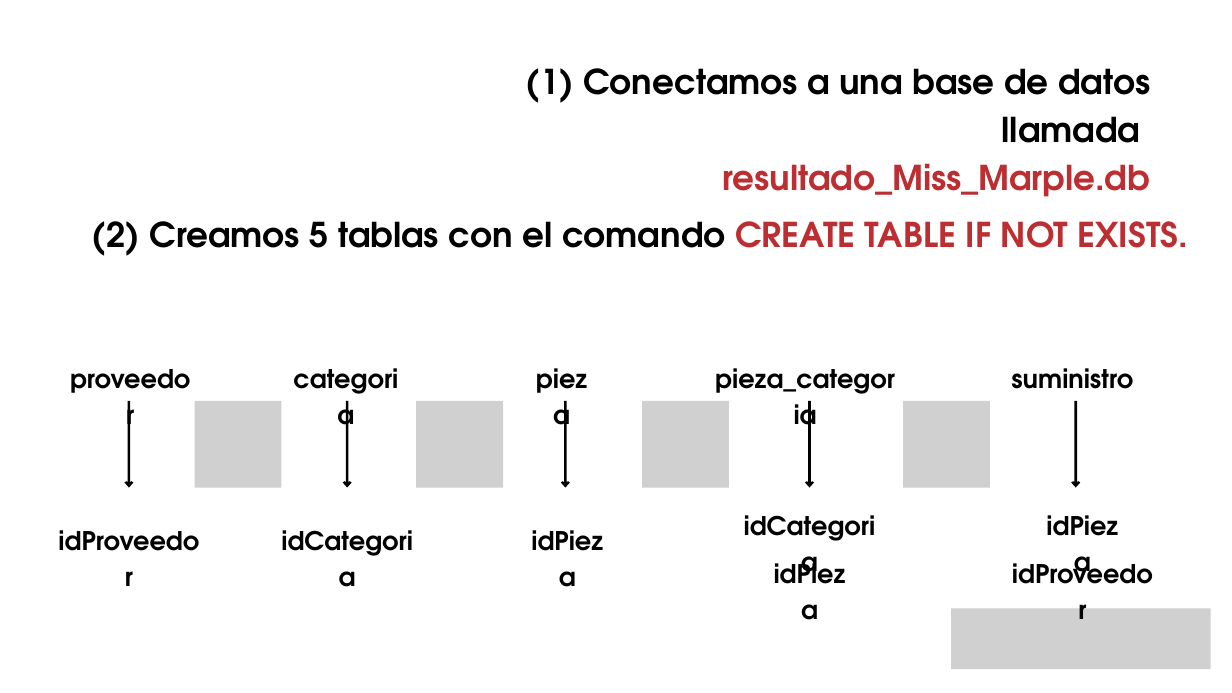
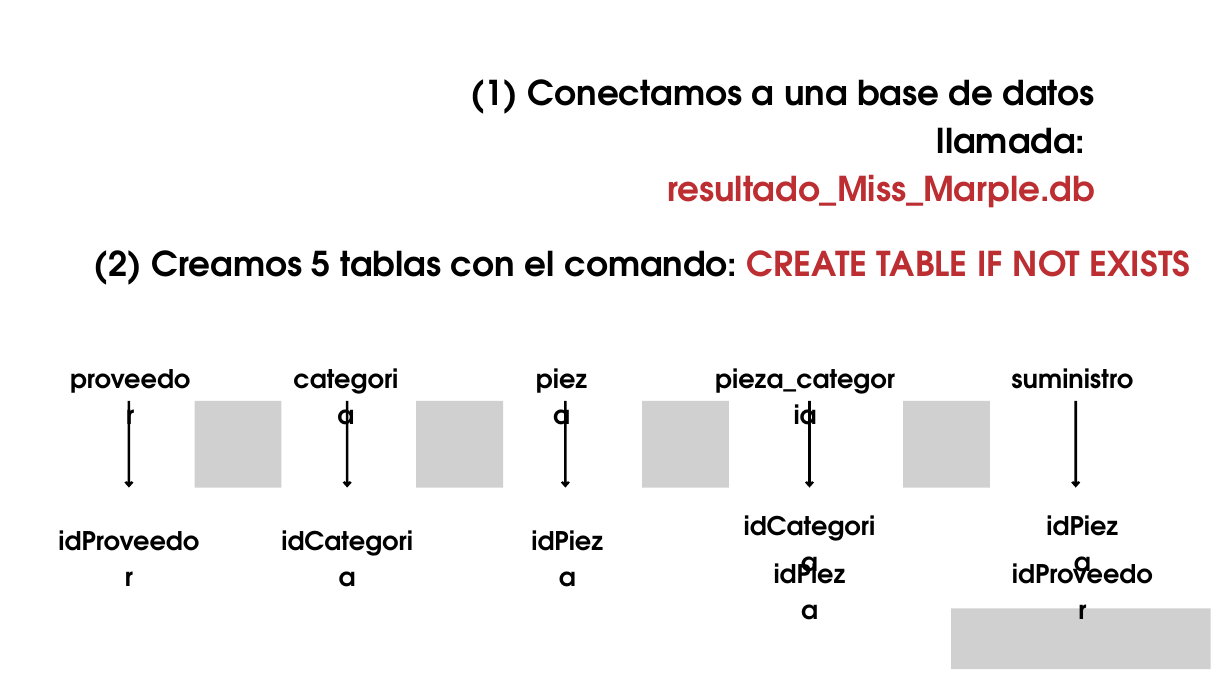
Before and after one commit to apvwbm/Team-Challenge---Team-Miss-Marple, a slide deck: slide 8 of Team Miss Marple.pptx. Drawn at 1232x693 pixels with LibreOffice and Linux fonts; fonts in the diff are those of the drawing; grey boxes stand for pictures; background and template pictures are left out. Boxes give left, top, right and bottom in pixels: in the first picture for what was removed or moved away, otherwise in the second. Text is boxed around its words. In the diff, an @@ line names an element or a change of style, - is before the commit and + after.

```diff
--- a/Team Miss Marple.pptx
+++ b/Team Miss Marple.pptx
@@ text "(1) Conectamos a una base ...": place and size @@
-text "(1) Conectamos a una base ..." at <box>526,68,1150,197</box>
+text "(1) Conectamos a una base ..." at <box>470,79,1095,208</box>
@@ text at <box>470,79,1095,154</box>: text changed @@
-(1) Conectamos a una base de datos llamada
+(1) Conectamos a una base de datos llamada:
@@ text at <box>94,250,1191,285</box>: text changed @@
-(2) Creamos 5 tablas con el comando CREATE TABLE IF NOT EXISTS.
+(2) Creamos 5 tablas con el comando: CREATE TABLE IF NOT EXISTS
```
Also in this commit, not shown: 4 other slides changed, 5 other files.
